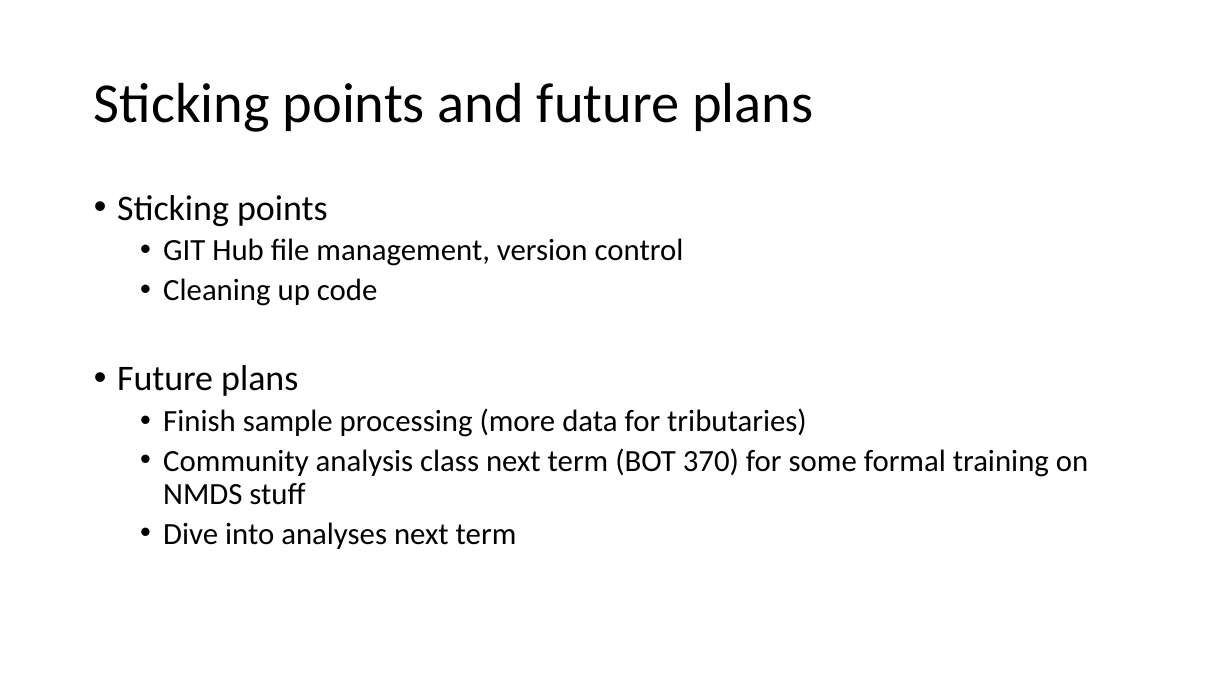
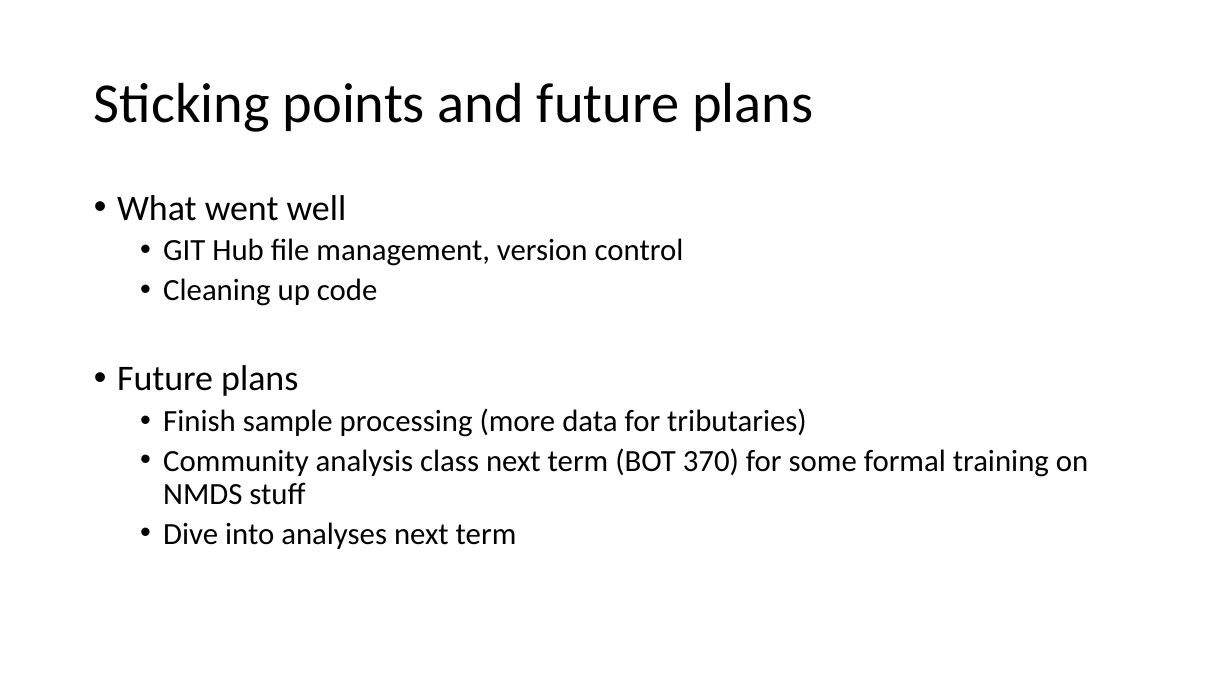
Before and after one commit to JustinHockett/I-dont-know-what-to-call-this, a slide deck: slide 7 of project summary analytical workflows.pptx. Drawn at 1232x693 pixels with LibreOffice and Linux fonts; fonts in the diff are those of the drawing. Boxes give left, top, right and bottom in pixels: in the first picture for what was removed or moved away, otherwise in the second. Text is boxed around its words. In the diff, an @@ line names an element or a change of style, - is before the commit and + after.

```diff
--- a/project summary analytical workflows.pptx
+++ b/project summary analytical workflows.pptx
@@ text at [117,195,347,221]: text changed @@
-• Sticking points
+• What went well
```
